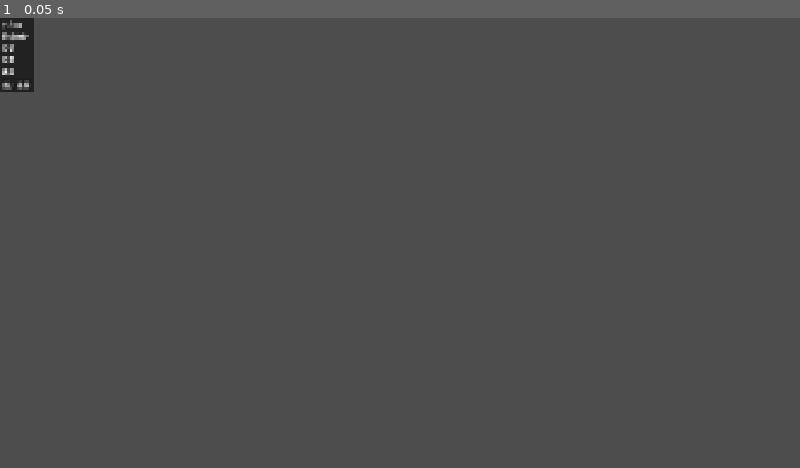
Above: before the commit, frame 1.
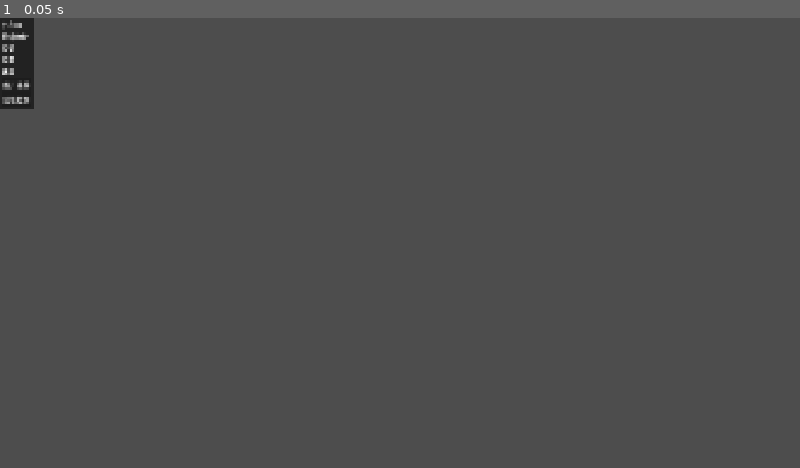
Above: after the commit, the same moment.

Repository: LYK-ce/Pictor
Game: Godot game, scene res://src/ui/WebSocket/vehicle_panel.tscn
The game is run twice, just before and just after one commit, with the same random seed, the same clock (stepped at 60 frames per second) and the same inputs. This scene is started directly instead of the project's main scene.
Inputs:
- Up to frame 1 (0.05 s): no input

The runs differ from the first frame. In frame 1, 0.1% of the frame differs, in the area x 0-5%, y 16-21%.

Commit message:
refactor: Take Control 按钮（toggle_mode）替代 Control_Area 点击选中
- vehicle_panel.tscn: 添加 TakeControl 按钮 (toggle_mode=true)
- vehicle_panel.gd: 移除 Control_Area 点击逻辑，改用 toggled 信号
  + take_control_toggled(vehicle_id, pressed) 信号
  + set_pressed(bool) 供 Manager 弹起按钮
- vehicle_panel_manager.gd: clicked → take_control_toggled 信号
  接管新车时自动弹起旧按钮

Diff:
--- a/src/ui/WebSocket/vehicle_panel.gd
+++ b/src/ui/WebSocket/vehicle_panel.gd
@@ -4,13 +4,13 @@
 ##
 ## VehiclePanel — 单车信息面板
 
-signal clicked(vehicle_id: String)
+signal take_control_toggled(vehicle_id: String, pressed: bool)
 
 @onready var _id_label := $VBoxContainer/ID as Label
 @onready var _pose_label := $VBoxContainer/Pose as Label
 @onready var _pos_label := $VBoxContainer/Position as Label
 @onready var _vel_label := $VBoxContainer/Velocity as Label
-@onready var _control_area := $Control_Area as ColorRect
+@onready var _btn_take := %TakeControl as Button
 
 var _style_normal: StyleBoxFlat
 var _style_selected: StyleBoxFlat
@@ -20,9 +20,6 @@
 	_style_normal = get_theme_stylebox("panel").duplicate() as StyleBoxFlat
 	_style_selected = _style_normal.duplicate()
 	_style_selected.border_color = Color(0.3, 0.5, 1.0)
-
-	_control_area.mouse_filter = Control.MOUSE_FILTER_STOP
-	_control_area.gui_input.connect(_on_control_area_gui_input)
 
 
 func Update(vehicle_id: String, position: String, yaw: String, velocity: String) -> void:
@@ -36,18 +33,14 @@
 	EventBus.ws_disconnect_requested.emit(_id_label.text)
 
 
-func _on_control_area_gui_input(event: InputEvent) -> void:
-	if not (event is InputEventMouseButton):
-		return
-	var mb := event as InputEventMouseButton
-	if mb.pressed and mb.button_index == MOUSE_BUTTON_LEFT:
-		print("[VehiclePanel] clicked: ", _id_label.text)
-		clicked.emit(_id_label.text)
+func _on_take_control_toggled(pressed: bool) -> void:
+	print("[VehiclePanel] take_control_toggled: ", _id_label.text, " pressed=", pressed)
+	take_control_toggled.emit(_id_label.text, pressed)
 
 
 func set_selected(selected: bool) -> void:
 	add_theme_stylebox_override("panel", _style_selected if selected else _style_normal)
 
 
-func _on_take_control_pressed() -> void:
-	pass # Replace with function body.
+func set_pressed(pressed: bool) -> void:
+	_btn_take.set_pressed_no_signal(pressed)
--- a/src/ui/WebSocket/vehicle_panel.tscn
+++ b/src/ui/WebSocket/vehicle_panel.tscn
@@ -45,4 +45,10 @@
 layout_mode = 2
 text = "断开连接"
 
+[node name="TakeControl" type="Button" parent="VBoxContainer" unique_id=515132288]
+layout_mode = 2
+toggle_mode = true
+text = "接管控制"
+
 [connection signal="pressed" from="VBoxContainer/Disconnect" to="." method="_on_disconnect_pressed"]
+[connection signal="toggled" from="VBoxContainer/TakeControl" to="." method="_on_take_control_toggled"]
--- a/src/ui/WebSocket/vehicle_panel_manager.gd
+++ b/src/ui/WebSocket/vehicle_panel_manager.gd
@@ -21,17 +21,21 @@
 		return
 	var panel := vehicle_panel_scene.instantiate()
 	panel.name = vehicle_id
-	panel.clicked.connect(_on_panel_clicked)
+	panel.take_control_toggled.connect(_on_take_control_toggled)
 	add_child(panel)
 	_panels[vehicle_id] = panel
 
 
-func _on_panel_clicked(vehicle_id: String) -> void:
-	print("[PanelManager] panel clicked: ", vehicle_id, " (was: ", _selected_id, ")")
-	if vehicle_id == _selected_id:
+func _on_take_control_toggled(vehicle_id: String, pressed: bool) -> void:
+	print("[PanelManager] take_control_toggled: ", vehicle_id, " pressed=", pressed, " (was: ", _selected_id, ")")
+	if pressed:
+		# 接管：释放之前的
+		if not _selected_id.is_empty() and _selected_id != vehicle_id:
+			_panels[_selected_id].set_pressed(false)
+		_selected_id = vehicle_id
+	else:
+		# 释放
 		_selected_id = ""
-	else:
-		_selected_id = vehicle_id
 
 	_update_selection()
 	EventBus.vehicle_control_changed.emit(_selected_id)
